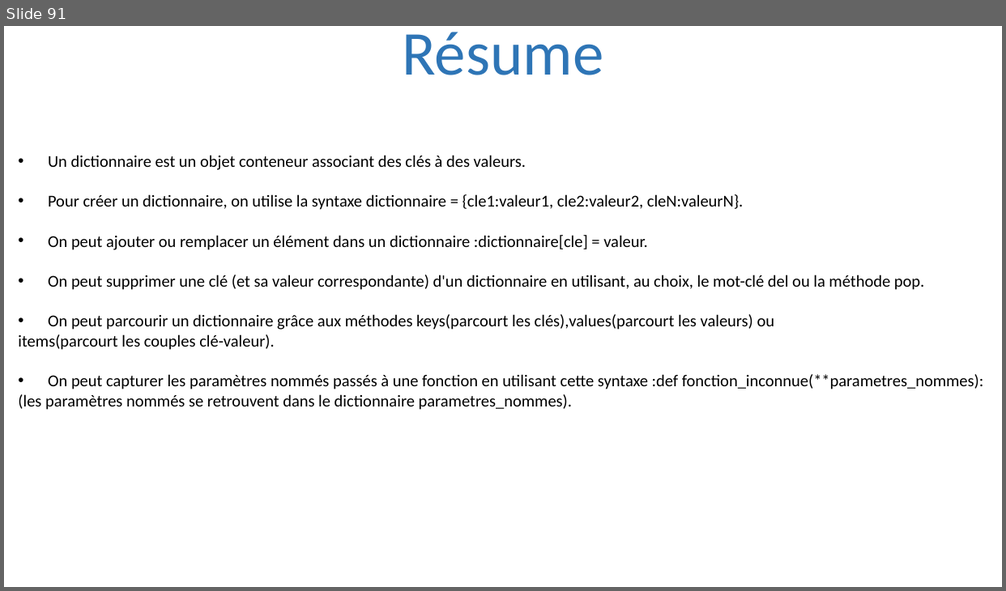
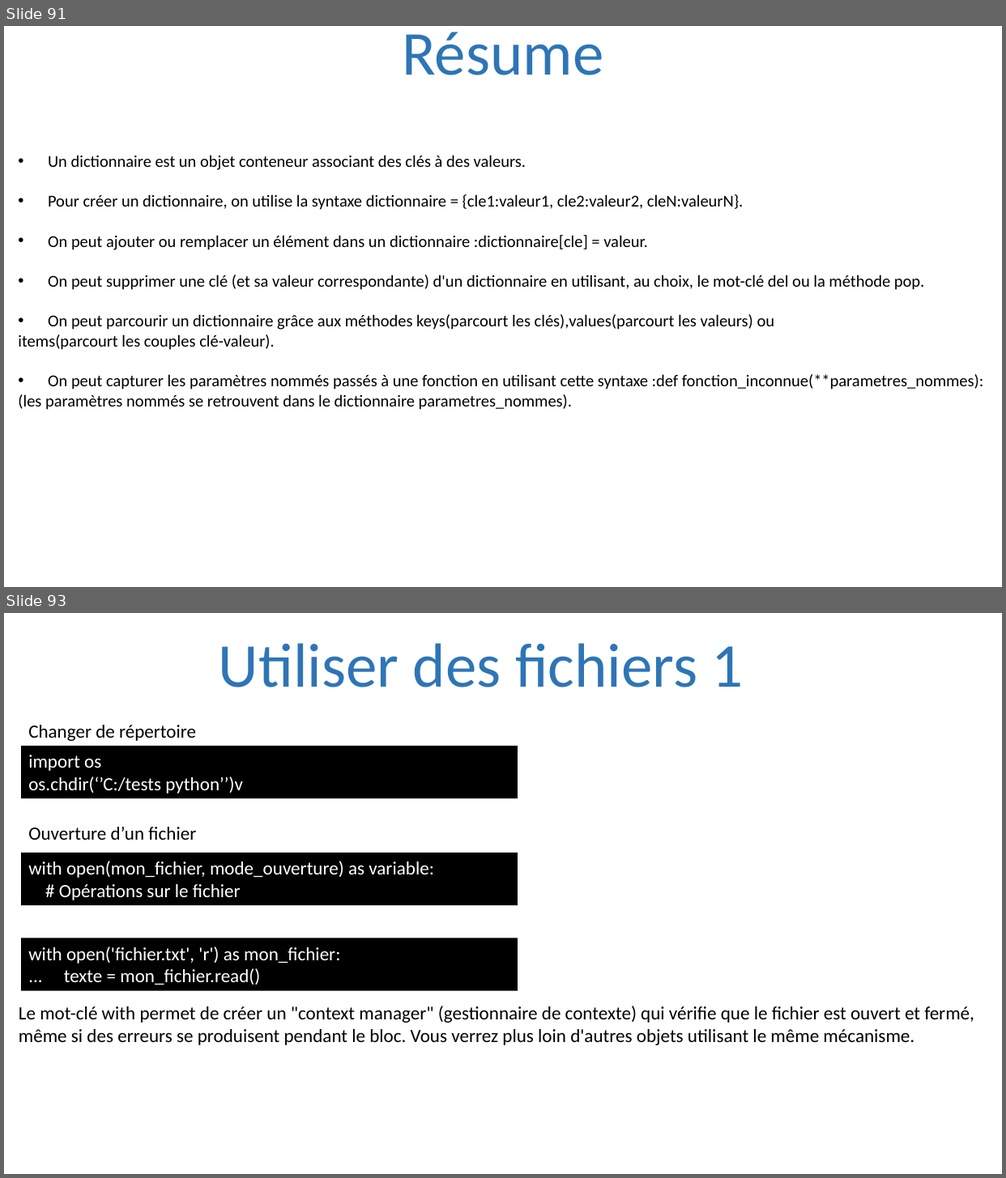
Before and after one commit to julienPalleau/PythonDoc, a slide deck: Python-resume.pptx. Shown one above the other, each under a label of ours: slide 91 before the commit, slides 91 and 93 after it; the slides between them are not shown. The pictures are 1006x591 and 1006x1178 pixels, drawn with LibreOffice and Linux fonts; fonts in the diff are those of the drawing. Boxes give left, top, right and bottom in pixels: in the first picture for what was removed or moved away, otherwise in the second. Text is boxed around its words. In the diff, an @@ line names an element or a change of style, - is before the commit and + after.

```diff
--- a/Python-resume.pptx
+++ b/Python-resume.pptx
@@ slide 93 added at box(4, 613, 1002, 1174), background #FFFFFF @@
@@ title added at box(219, 643, 744, 688), 60 pt, text #2E75B6 @@
+Utiliser des fichiers 1
@@ text added at box(28, 725, 196, 741), 18 pt, text #000000 @@
+Changer de répertoire
@@ rectangle added at box(21, 746, 518, 798), fill #000000, 18 pt, text #FFFFFF @@
+import os
+os.chdir(‘’C:/tests python’’)v
@@ text added at box(28, 827, 196, 840), 18 pt, text #000000 @@
+Ouverture d’un fichier
@@ rectangle added at box(21, 853, 518, 905), fill #000000, 18 pt, text #FFFFFF @@
+with open(mon_fichier, mode_ouverture) as variable:
+# Opérations sur le fichier
@@ rectangle added at box(21, 938, 518, 991), fill #000000, 18 pt, text #FFFFFF @@
+with open('fichier.txt', 'r') as mon_fichier:
+... texte = mon_fichier.read()
@@ text added at box(19, 1006, 974, 1046), 18 pt, text #000000 @@
+Le mot-clé with permet de créer un "context manager" (gestionnaire de contexte) qui vérifie que le fichier est ouvert et fermé, même si des erreurs se produisent pendant le bloc. Vous verrez plus loin d'autres objets utilisant le même mécanisme.
```
Also in this commit, not shown: 5 other slides added.
